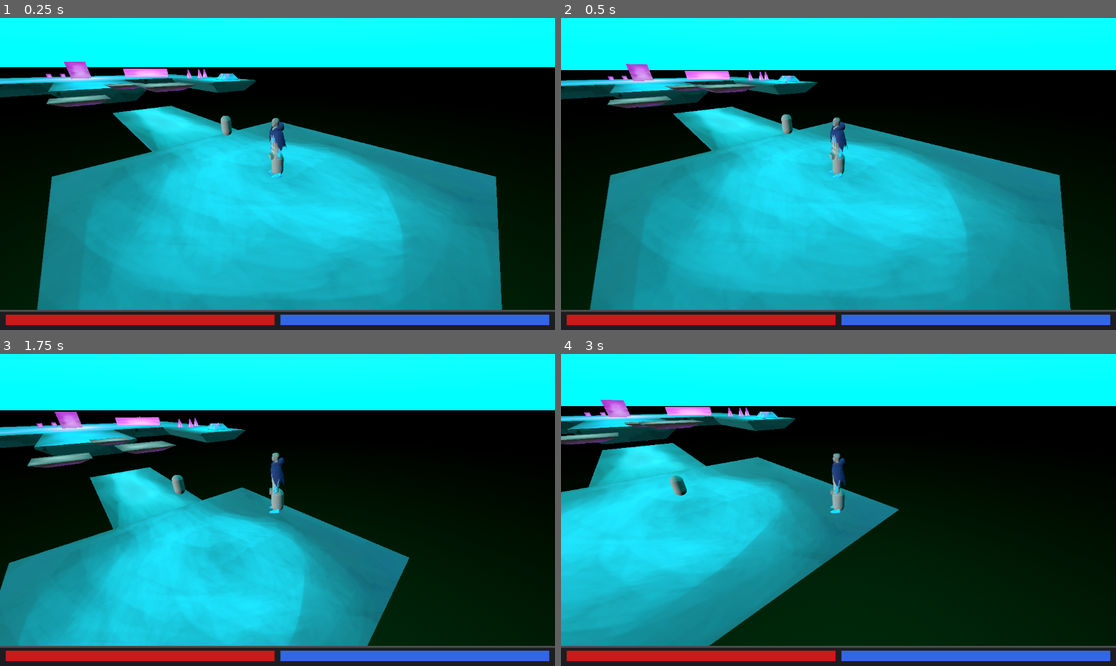
Above: before the commit, frames 1-4 (two rows, left to right).
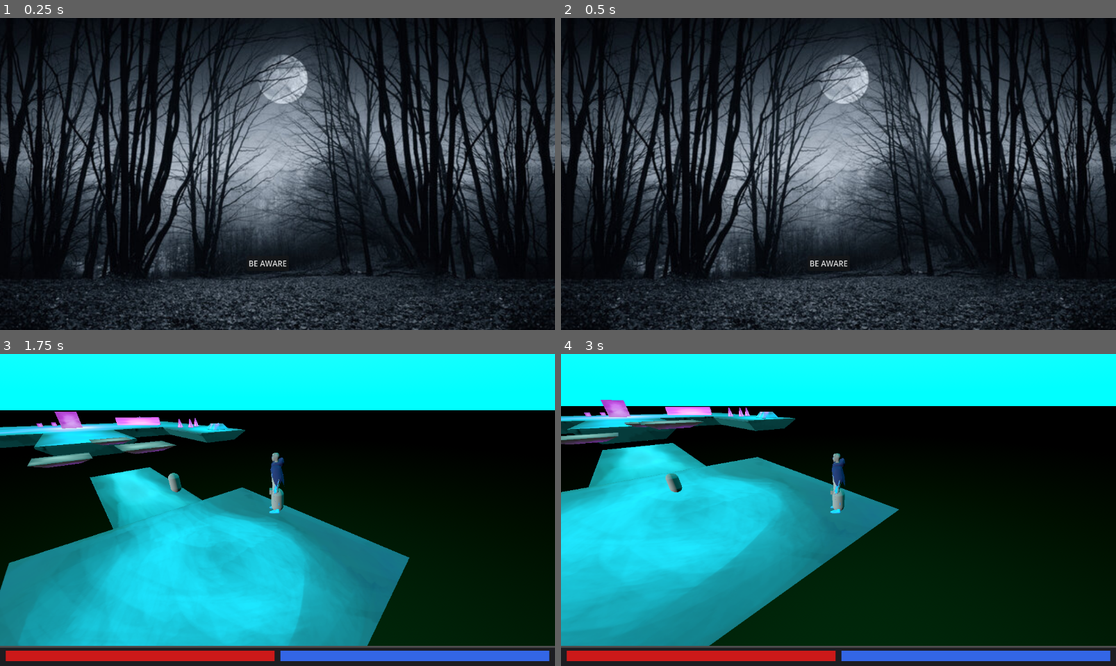
Above: after the commit, the same moments.

Repository: 1p22geo/AWARE_v0
Game: Godot game, scene res://scenes/UI/MainMenu/MainMenu.tscn
The game is run twice, just before and just after one commit, with the same random seed, the same clock (stepped at 60 frames per second) and the same inputs. Before the commit the project starts from res://scenes/UI/UI.tscn.
Inputs (mouse positions are in pixels of both pictures, inside the frame that each line leads up to):
- Up to frame 1 (0.25 s): no input
- Up to frame 2 (0.5 s): no input
- Up to frame 3 (1.75 s): click (266, 600) at 0.5 s, where only the run after the commit has a clickable "BE AWARE"; tap Enter at 1.25 s; move the mouse to (399, 494) at 1.27 s; hold D (move_right) from 1.28 s (still down); hold Shift from 1.28 s (still down); click (399, 494) at 1.42 s; tap Space (jump) at 1.52 s
- Up to frame 4 (3 s): release D (move_right) at 2 s; release Shift at 2 s; drag from (727, 525) to (810, 572) at 2.02 s; move the mouse to (894, 441) at 2.77 s; hold D (move_right) from 2.78 s (still down); tap Ctrl at 2.85 s

The runs differ from the first frame. In frame 1, 86% of the frame differs, in the area x 0-100%, y 0-100%; in frame 2, 87%; in frame 3, 0.2%; in frame 4, 0.2%.

Commit message:
feat: add main menu

Diff:
--- a/project.godot
+++ b/project.godot
@@ -15,7 +15,7 @@
 [application]
 
 config/name="AWARE_v0"
-run/main_scene="uid://u81pecjpkv0"
+run/main_scene="uid://bag0oxvak101b"
 config/features=PackedStringArray("4.5", "Mobile")
 config/icon="res://assets/svg/icon.svg"
 
--- /dev/null
+++ b/scenes/UI/MainMenu/MainMenu.tscn
@@ -0,0 +1,31 @@
+[gd_scene load_steps=3 format=3 uid="uid://bag0oxvak101b"]
+
+[ext_resource type="Texture2D" uid="uid://b5d2yeopmjwaa" path="res://assets/bg.jpg" id="1_6quh8"]
+[ext_resource type="Script" uid="uid://3cae4swy37rg" path="res://scenes/UI/MainMenu/button.gd" id="2_7pemc"]
+
+[node name="MainMenu" type="Node2D"]
+
+[node name="TextureRect" type="TextureRect" parent="."]
+anchors_preset = 15
+anchor_right = 1.0
+anchor_bottom = 1.0
+offset_left = -2.0
+offset_top = -3.0
+offset_right = 1161.0
+offset_bottom = 678.0
+grow_horizontal = 2
+grow_vertical = 2
+accessibility_name = "background"
+texture = ExtResource("1_6quh8")
+stretch_mode = 6
+
+[node name="Button" type="Button" parent="."]
+offset_left = 512.0
+offset_top = 494.0
+offset_right = 600.0
+offset_bottom = 525.0
+accessibility_name = "start button"
+text = "BE AWARE"
+script = ExtResource("2_7pemc")
+
+[connection signal="pressed" from="Button" to="Button" method="_on_pressed"]
--- /dev/null
+++ b/scenes/UI/MainMenu/button.gd
@@ -0,0 +1,11 @@
+extends Button
+
+
+# Called when the node enters the scene tree for the first time.
+func _ready() -> void:
+	pass # Replace with function body.
+
+
+
+func _on_pressed() -> void:
+	get_tree().change_scene_to_file("res://scenes/UI/UI.tscn")
Binary file added: assets/bg.jpg
Not shown, added: assets/bg.jpg.import
Not shown, added: scenes/UI/MainMenu/button.gd.uid
